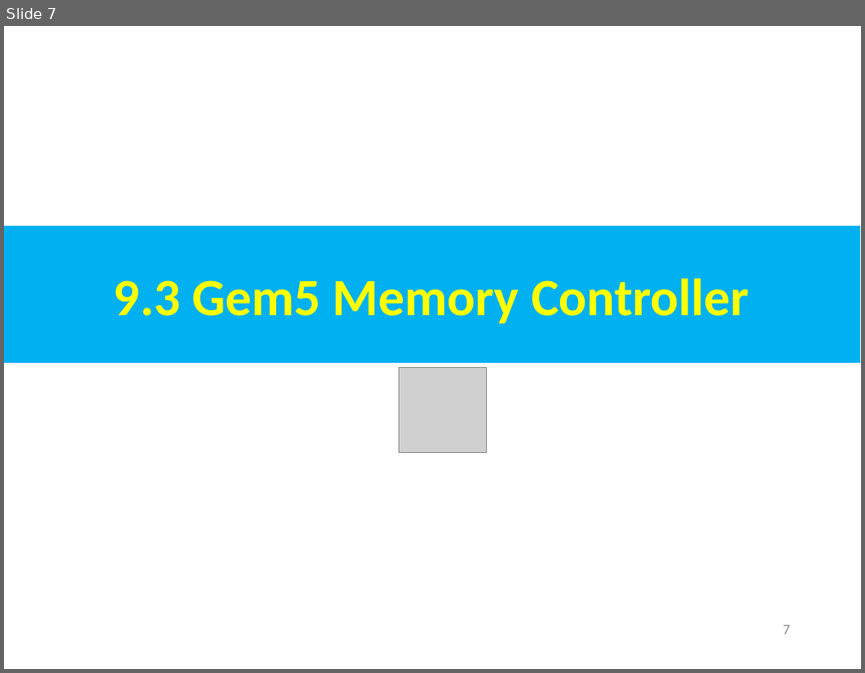
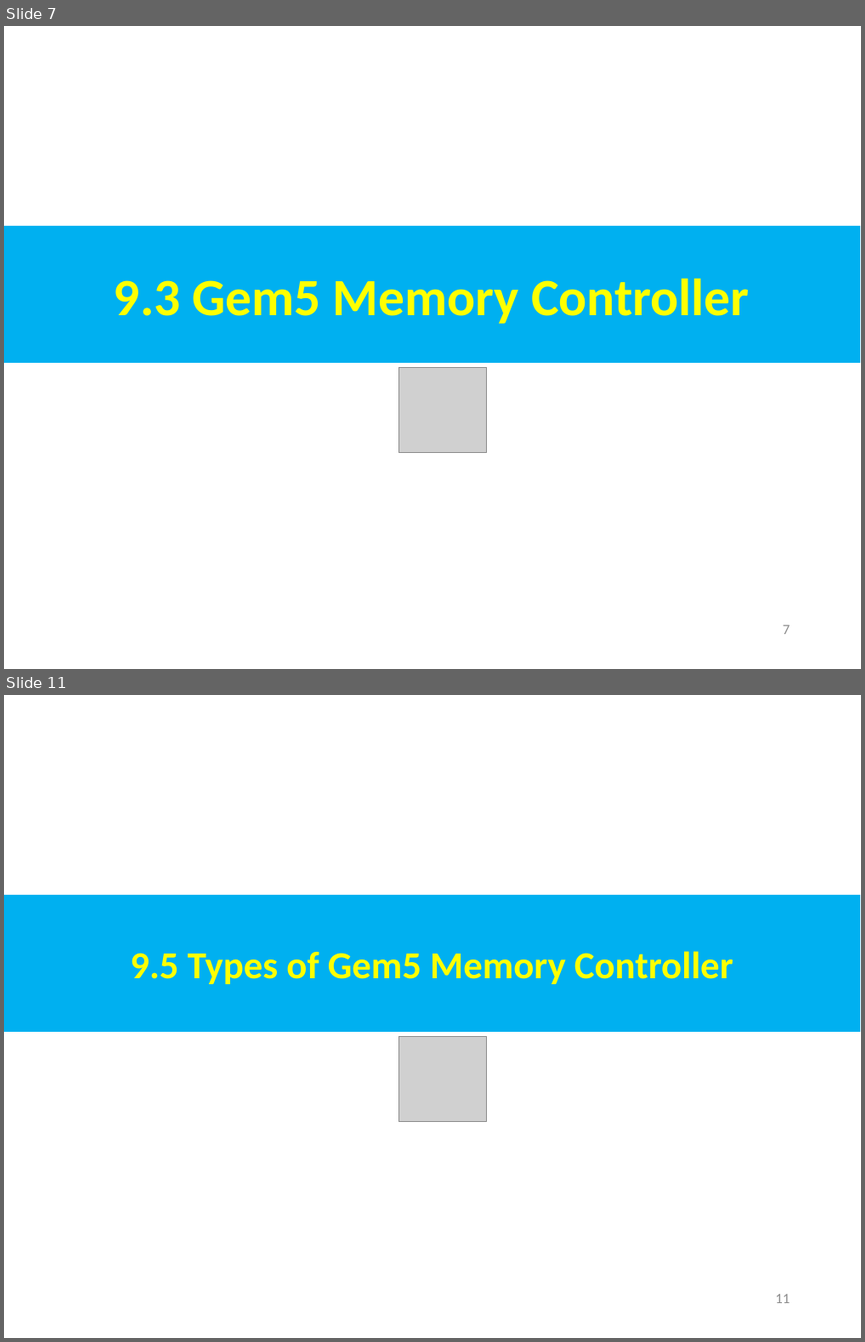
Before and after one commit to peterhchen/AIU_CS850_Gem5_McPAT, a slide deck: 050_Gem5/009.MemMod/000_Video/009.MemMod.ppt. Shown one above the other, each under a label of ours: slide 7 before the commit, slides 7 and 11 after it; the slides between them are not shown. The pictures are 865x673 and 865x1342 pixels, drawn with LibreOffice and Linux fonts; fonts in the diff are those of the drawing; grey boxes stand for pictures. Boxes give left, top, right and bottom in pixels: in the first picture for what was removed or moved away, otherwise in the second. Text is boxed around its words. In the diff, an @@ line names an element or a change of style, - is before the commit and + after.

```diff
--- a/050_Gem5/009.MemMod/000_Video/009.MemMod.ppt
+++ b/050_Gem5/009.MemMod/000_Video/009.MemMod.ppt
@@ slide 11 added at [4, 695, 861, 1338], background #FFFFFF @@
@@ rectangle added at [4, 895, 860, 1032], fill #00B0F0, 32 pt, text #FFFF00, bold @@
+9.5 Types of Gem5 Memory Controller
@@ picture added at [399, 1037, 487, 1122] @@
@@ page number added at [775, 1293, 789, 1303], 12 pt, text #8B8B8B @@
+11
```
Also in this commit, not shown: 1 slide changed, 5 other slides added.
